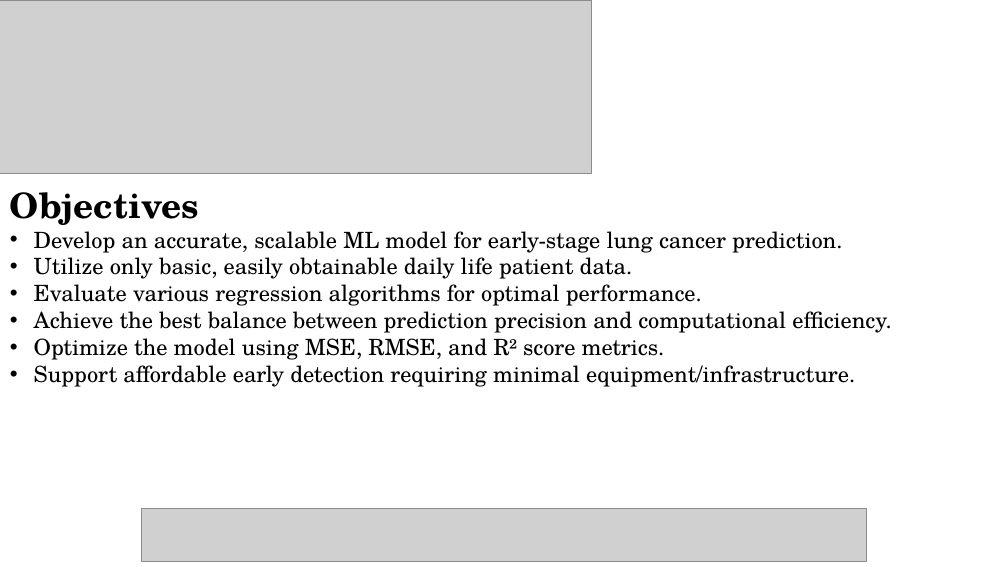
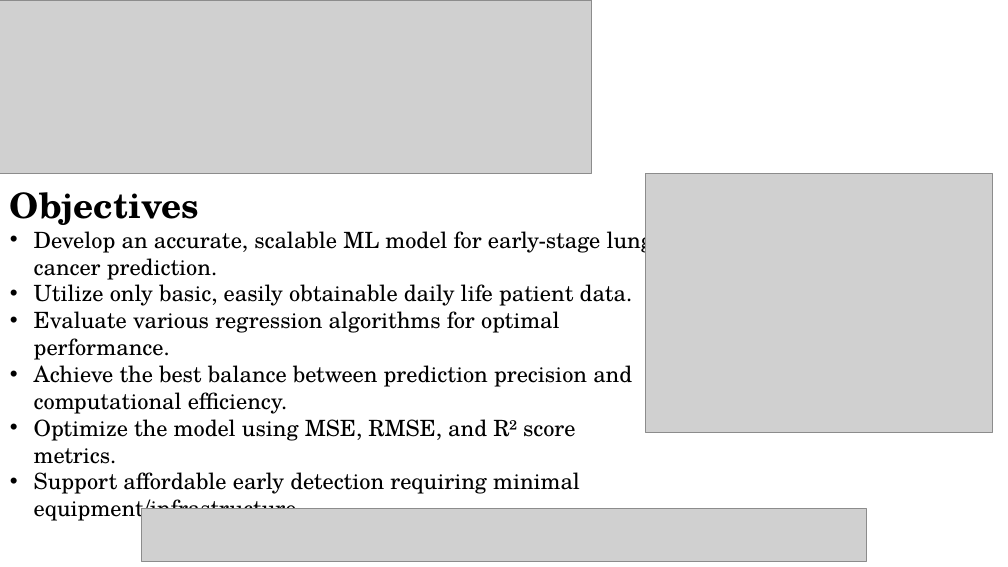
Before and after one commit to aadipoddar/Lung-Cancer-ML, a slide deck: slide 5 of Paper Presentation Template_NMITCON2025[1].ppt. Drawn at 1008x567 pixels with LibreOffice and Linux fonts; fonts in the diff are those of the drawing; grey boxes stand for pictures. Boxes give left, top, right and bottom in pixels: in the first picture for what was removed or moved away, otherwise in the second. Text is boxed around its words. In the diff, an @@ line names an element or a change of style, - is before the commit and + after.

```diff
--- a/Paper Presentation Template_NMITCON2025[1].ppt
+++ b/Paper Presentation Template_NMITCON2025[1].ppt
@@ text "Objectives" rewrapped from <box>10,192,891,387</box> to <box>10,192,653,494</box> @@
@@ picture added at <box>646,173,993,432</box> @@
```
Also in this commit, not shown: 4 other slides changed, 1 other file.
